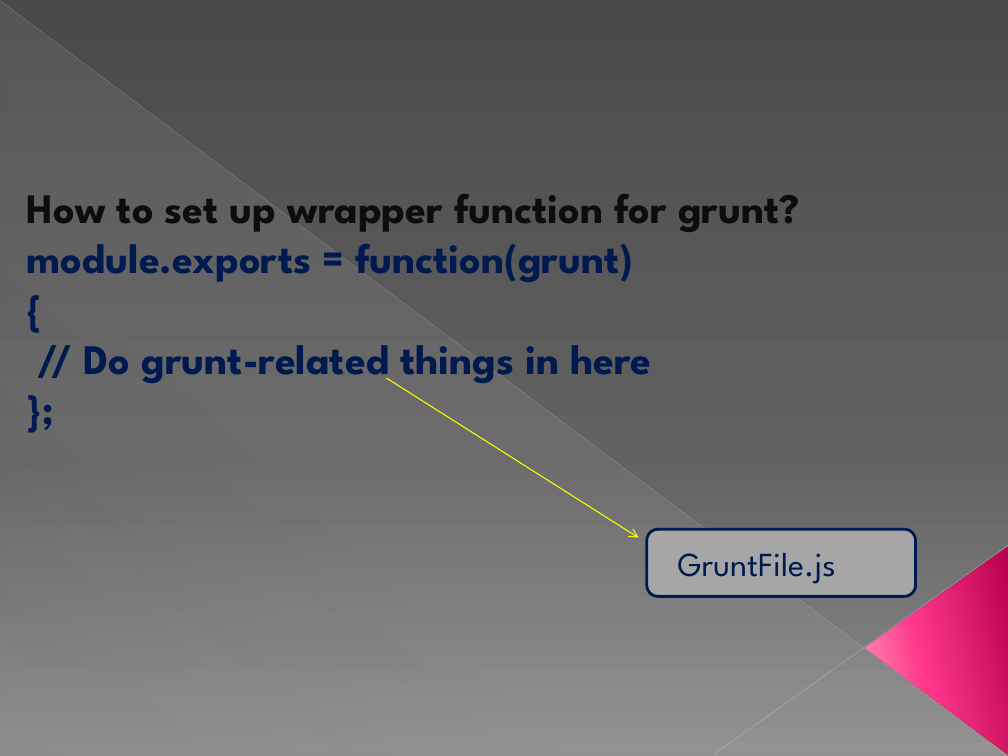
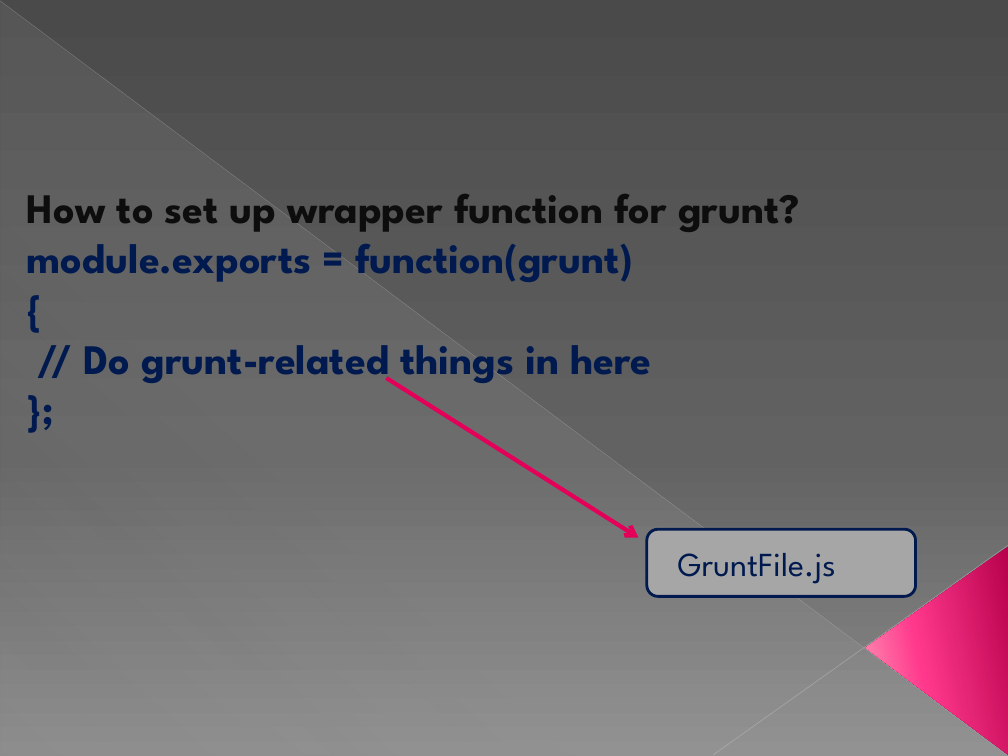
Before and after one commit to Gaurav-Balyan/HTML-Tools, a slide deck: slide 8 of HTML_Tools.pptx. Drawn at 1008x756 pixels with LibreOffice and Linux fonts; fonts in the diff are those of the drawing. Boxes give left, top, right and bottom in pixels: in the first picture for what was removed or moved away, otherwise in the second. Text is boxed around its words. In the diff, an @@ line names an element or a change of style, - is before the commit and + after.

```diff
--- a/HTML_Tools.pptx
+++ b/HTML_Tools.pptx
@@ arrow (386, 378) - (638, 537): stroke #FFFF00 0.75 pt to #E40059 3 pt @@
```
Also in this commit, not shown: 2 other slides changed, 9 slides added.
